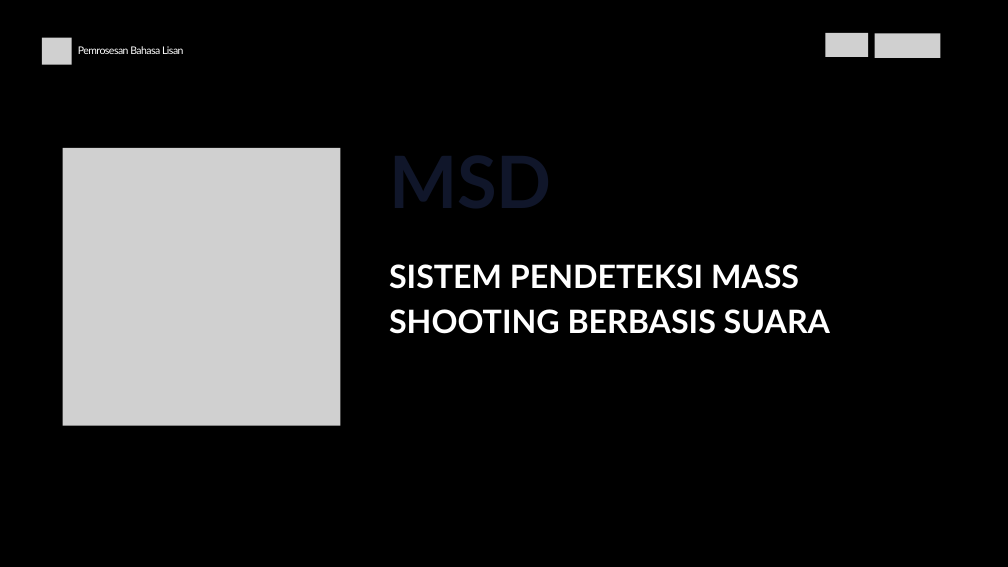
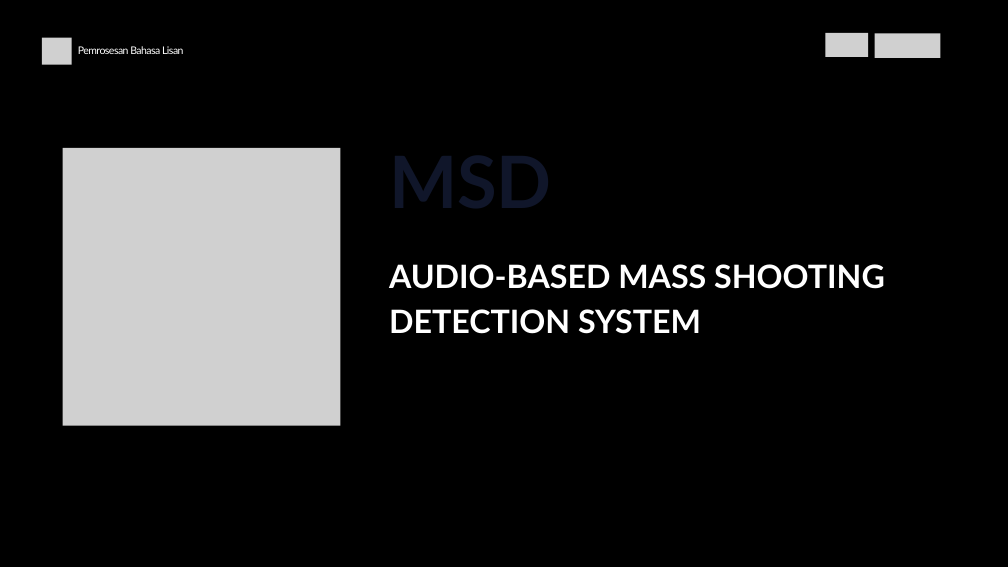
Before and after one commit to dhekmass12/mass-shooting-detector, a slide deck: slide 5 of Mass Shooting Detector.pptx. Drawn at 1008x567 pixels with LibreOffice and Linux fonts; fonts in the diff are those of the drawing; grey boxes stand for pictures. Boxes give left, top, right and bottom in pixels: in the first picture for what was removed or moved away, otherwise in the second. Text is boxed around its words. In the diff, an @@ line names an element or a change of style, - is before the commit and + after.

```diff
--- a/Mass Shooting Detector.pptx
+++ b/Mass Shooting Detector.pptx
@@ text at (x1=389, y1=264, x2=885, y2=334): text changed @@
-SISTEM PENDETEKSI MASS SHOOTING BERBASIS SUARA
+AUDIO-BASED MASS SHOOTING DETECTION SYSTEM
```
Also in this commit, not shown: 10 other slides changed, 1 slide added, 1 slide removed.
